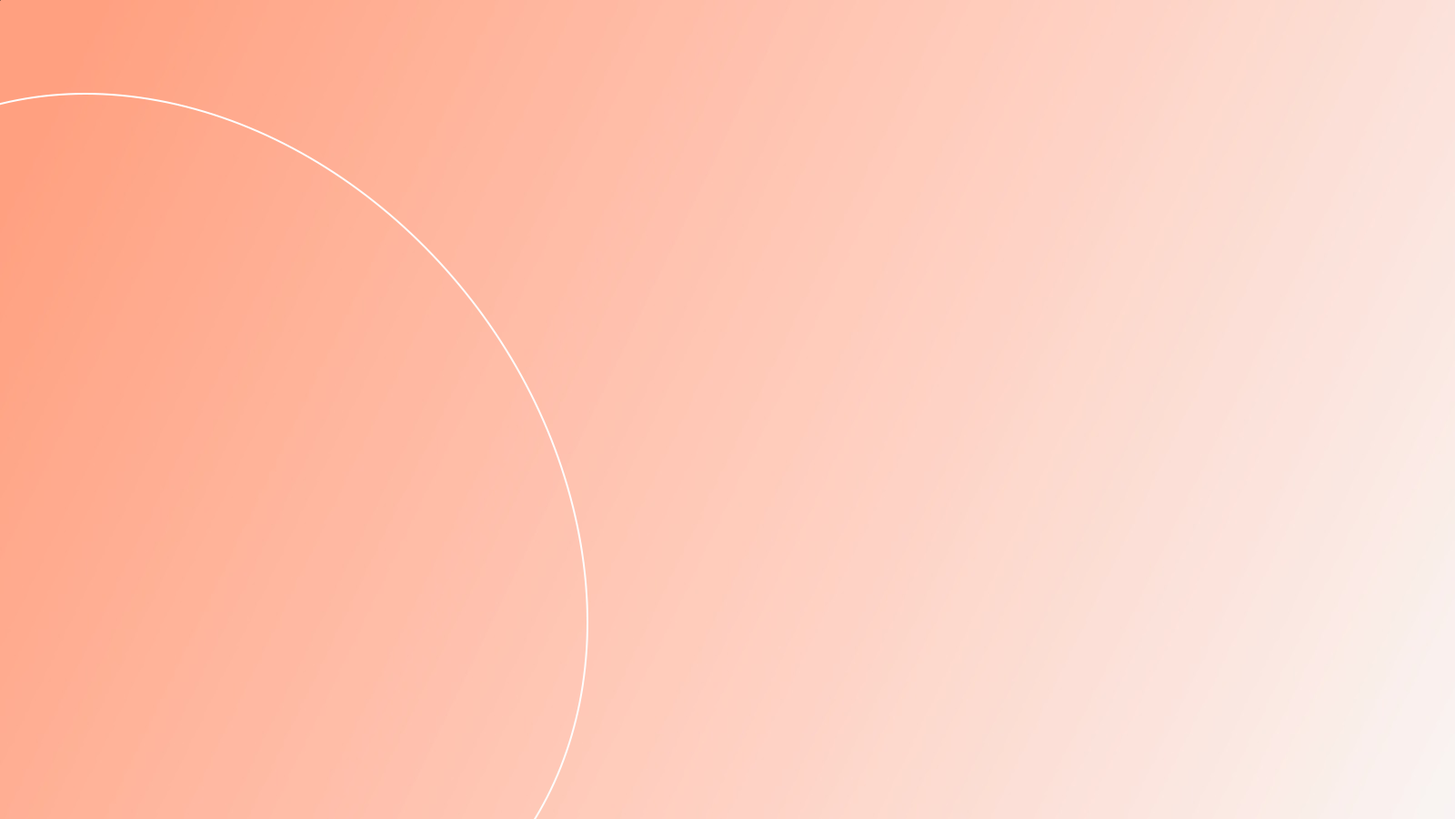
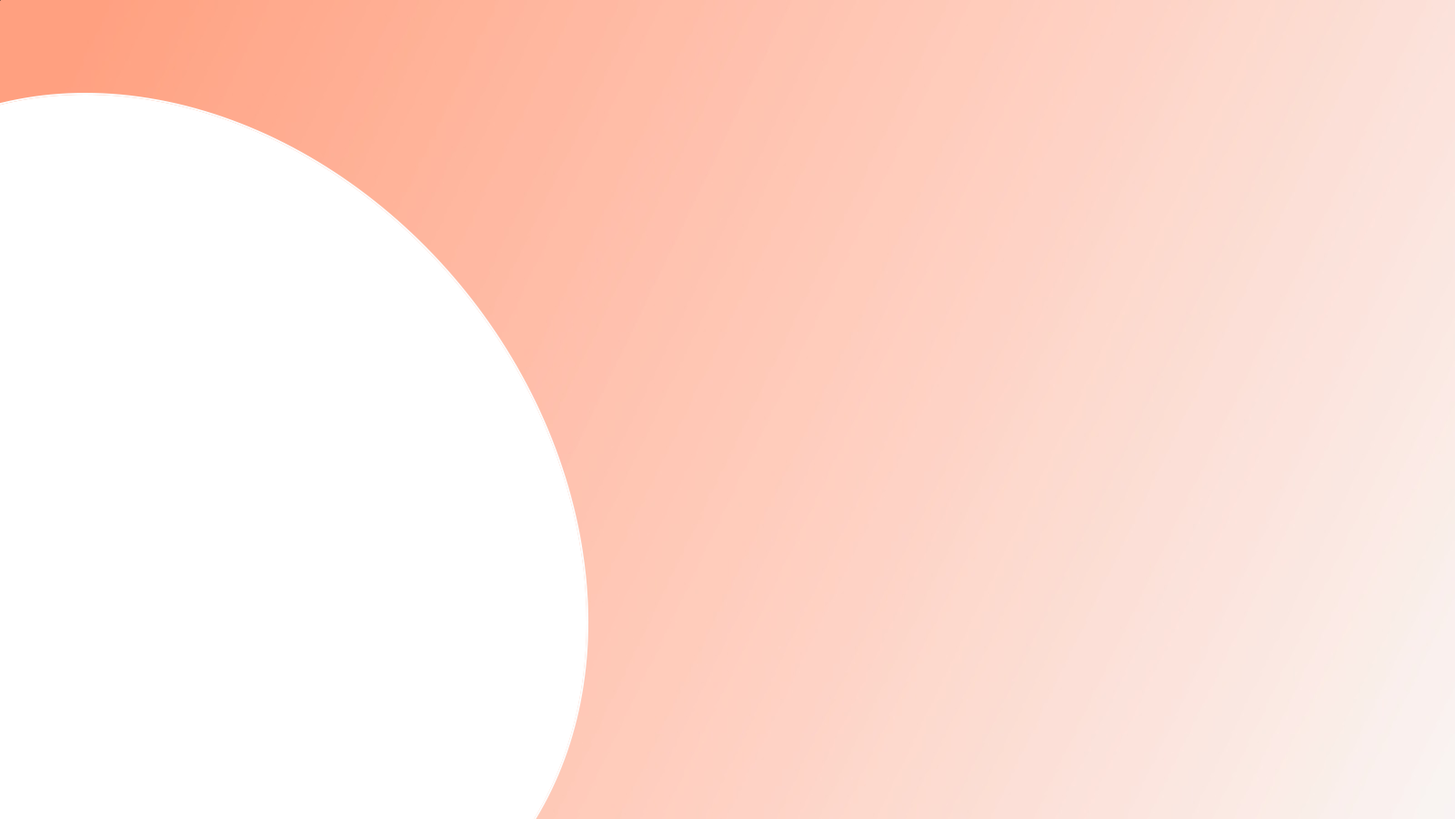
Revision of a layered w=1455, h=819 image; what changed, layer by layer:
painted on "Elipse 1" over [0, 94, 587, 819]
